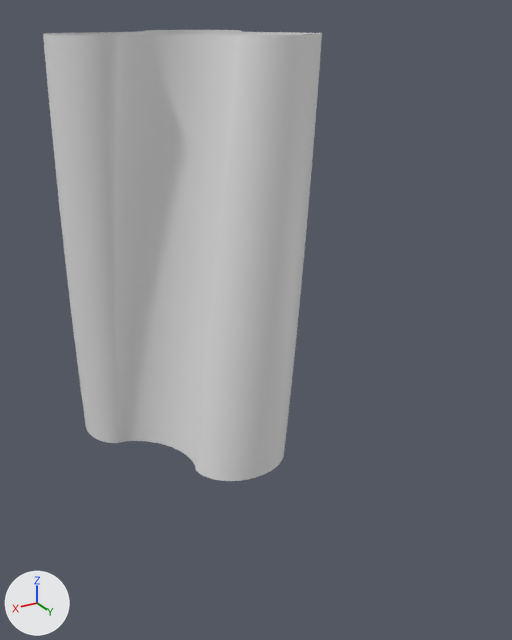
One commit to the Blender file ThreeLobeBlower.blend: the scene before it, then after it.
Before and after are seen from a camera (50 mm lens) standing at (0.1165, 0.1903, 0.1036) and looking at (0.0411, 0.0647, 0.0408). Lighting does not change. The marker at lower left points along +X, +Y and +Z.
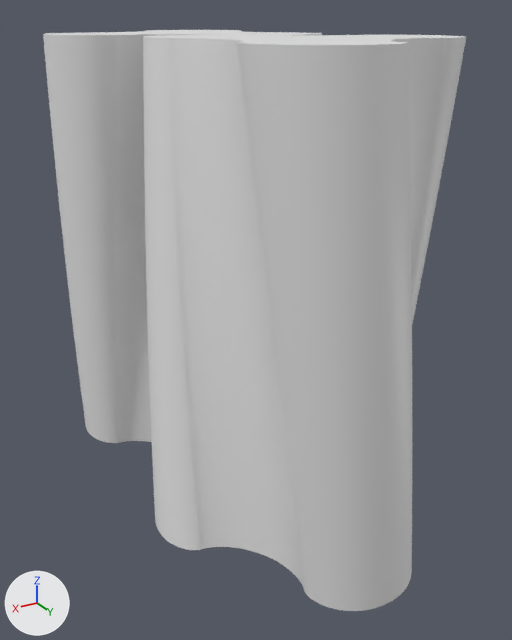
Commit message: Make second lobe; make lobes solid

What changed in the scene script:
```text
Add me_mesh:
    me_mesh.from_pydata(...)  # 7344 vertices, 7772 faces; spans x -0.0293..0.0317, y -0.0293..0.0317, z 0.0..0.1
    me_mesh.polygons.foreach_set('use_smooth', [True] * 7772)
Add me_mesh_002:
    me_mesh_002.from_pydata(...)  # 7344 vertices, 7772 faces; spans x -0.0317..0.0293, y -0.0293..0.0317, z 0.0..0.1
    me_mesh_002.polygons.foreach_set('use_smooth', [True] * 7772)
Change ob_curve_001:
    ob_curve_001: bpy.data.objects.new('Curve.001', cu_rotortop) -> bpy.data.objects.new('Curve.001', me_mesh_002)
    ob_curve_001.location: (0.0, 0.0, 0.0) -> (0.0413, 0.0825, 0.0)
Change ob_curve:
    ob_curve: bpy.data.objects.new('Curve', cu_rotorbottom) -> bpy.data.objects.new('Curve', me_mesh)
    remove _m = ob_curve.modifiers.new('Screw', 'SCREW')
    remove _m.angle = 0.524
    remove _m.screw_offset = 0.1
    remove _m.merge_threshold = 0.0
```

Boxes [x1, y1, x2, y2] around the edits, measured in the pictures (512 x 640 px):
'Curve.001', now drawn: after [143, 35, 466, 611]
'Curve', reshaped, modifiers changed: before [43, 30, 322, 481]; after [43, 30, 322, 443]
